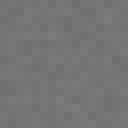
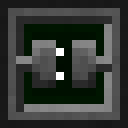
Two versions of the same layered image (128×128). Layer-by-layer changes:
showed "border" (1st of 2, in "effects") over 0, 0, 128, 128
hid group "Cable" (2 layers) over 0, 0, 128, 128
showed group "adapter" (4 layers) over 0, 0, 128, 128
added layer "top Kopie" in group "adapter" over 0, 0, 128, 128
showed "top" (9th of 11, in "adapter") over 0, 0, 128, 128
hid group "computer" (13 layers) over 0, 0, 128, 128
